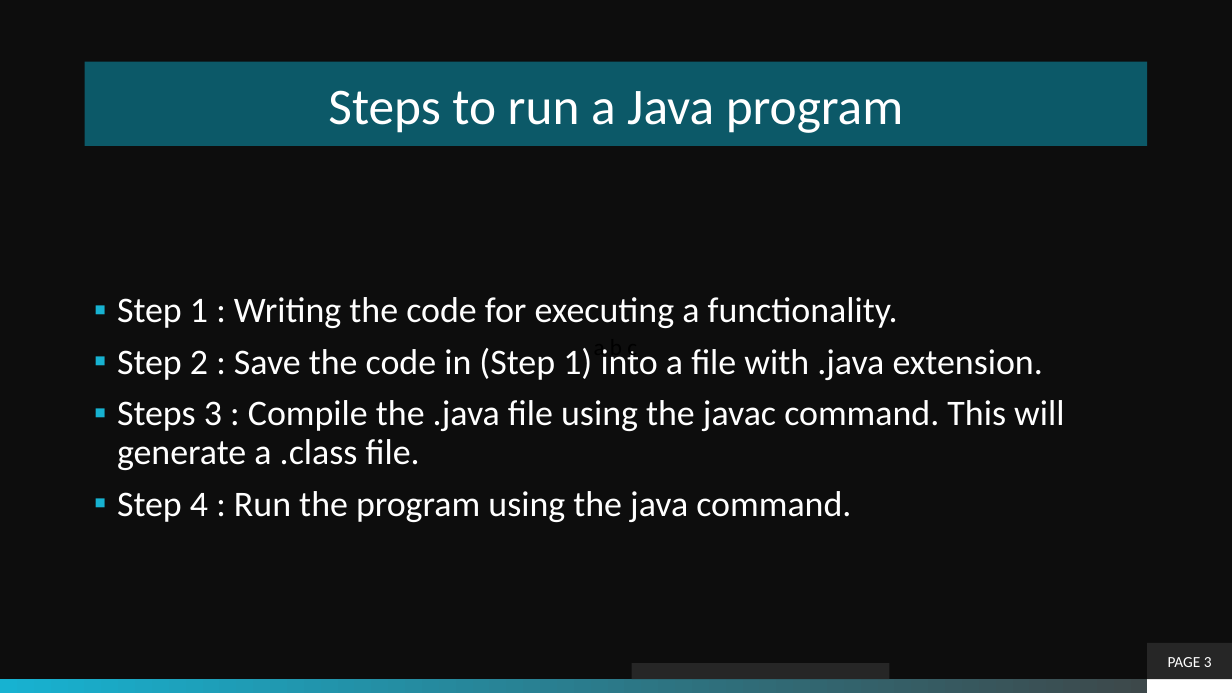
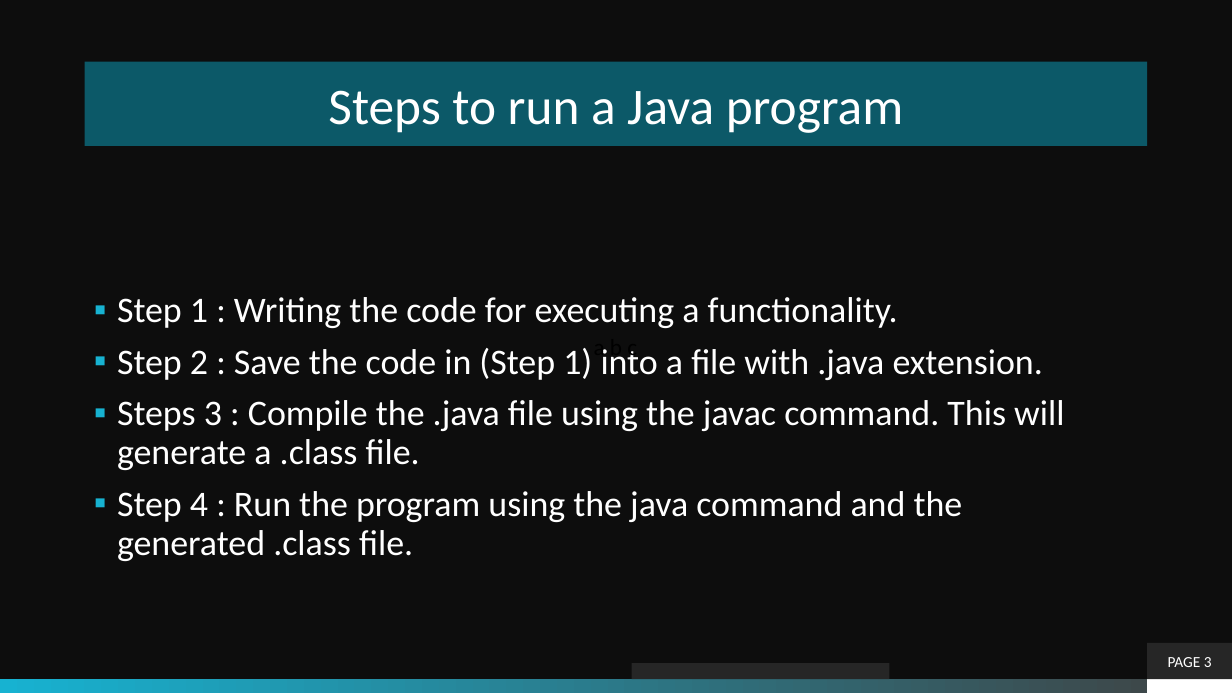
Before and after one commit to theLeonidas/Courses, a slide deck: slide 3 of courseMaterial/Objective-2-Simple Java Program/Basics_Of_A_Java_Program.pptx. Drawn at 1232x693 pixels with LibreOffice and Linux fonts; fonts in the diff are those of the drawing; background and template pictures are left out. Boxes give left, top, right and bottom in pixels: in the first picture for what was removed or moved away, otherwise in the second. Text is boxed around its words. In the diff, an @@ line names an element or a change of style, - is before the commit and + after.

```diff
--- a/courseMaterial/Objective-2-Simple Java Program/Basics_Of_A_Java_Program.pptx
+++ b/courseMaterial/Objective-2-Simple Java Program/Basics_Of_A_Java_Program.pptx
@@ text at box(117, 491, 963, 561): text changed @@
-▪ Step 4 : Run the program using the java command.
+▪ Step 4 : Run the program using the java command and the generated .class file.
```
Also in this commit, not shown: 3 other slides changed, 1 slide removed, 6 other files.
